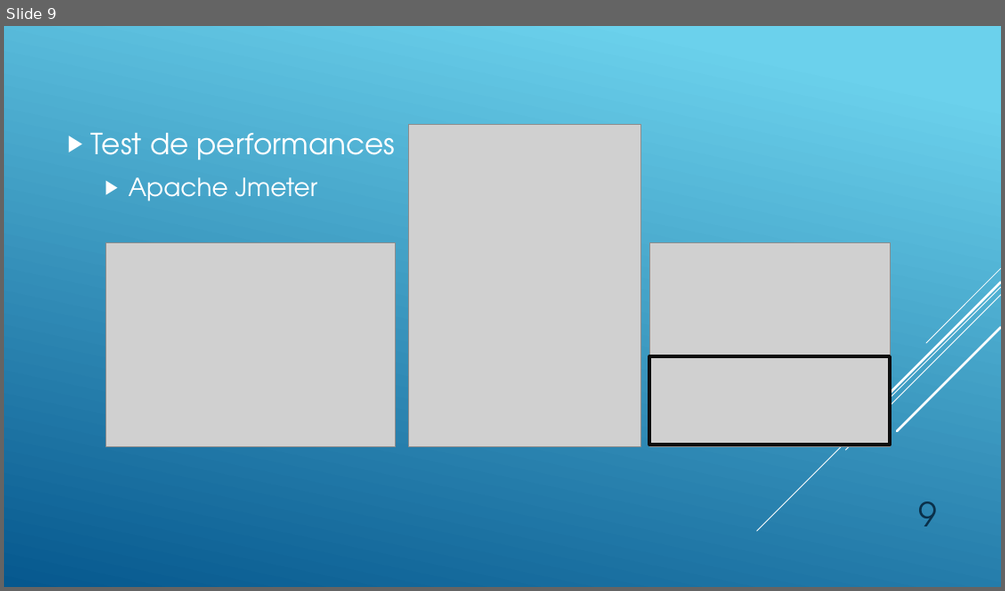
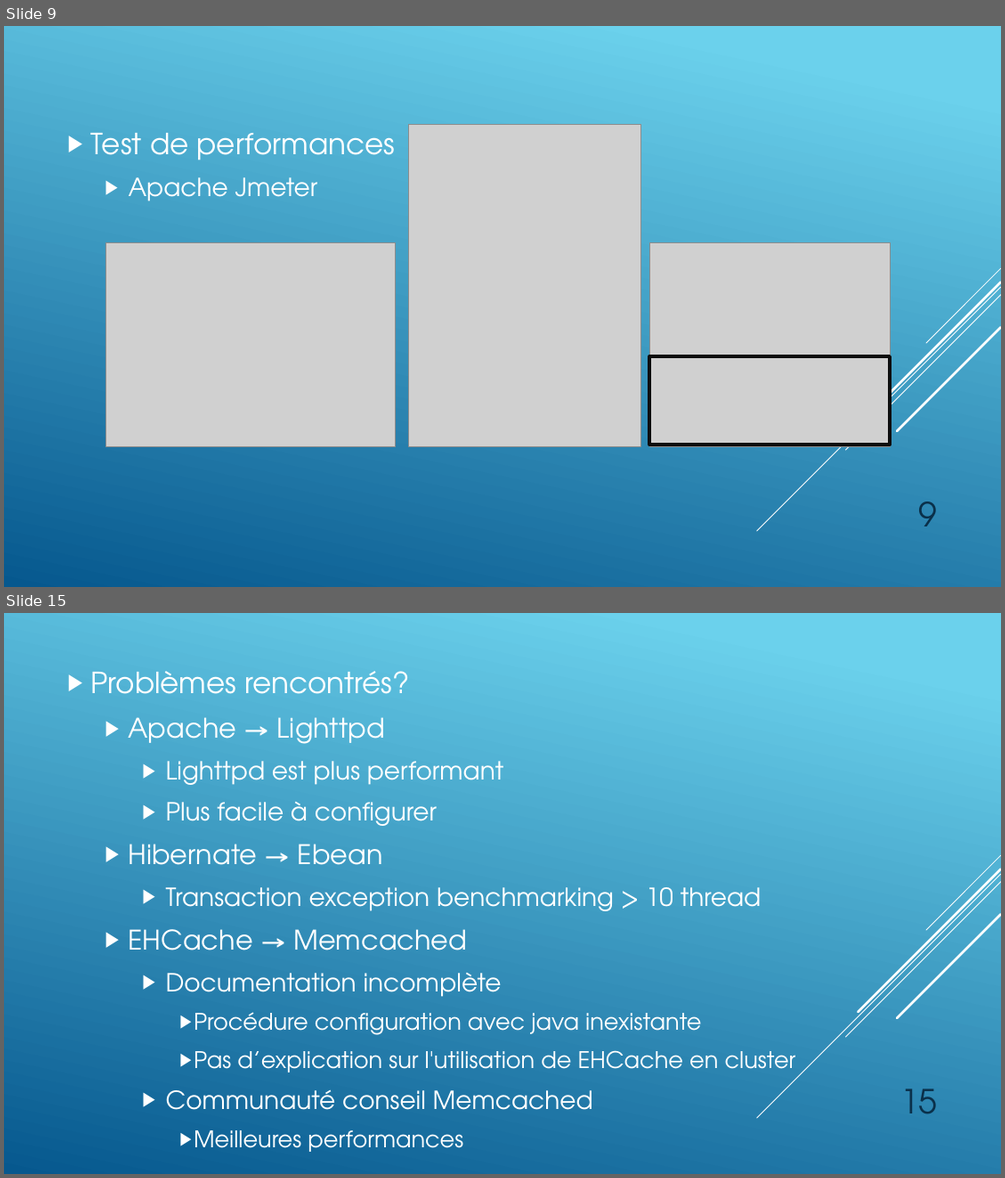
Before and after one commit to OscarSotoHES/tsmosf-labo2, a slide deck: Presentation/Caching-Team1.pptx. Shown one above the other, each under a label of ours: slide 9 before the commit, slides 9 and 15 after it; the slides between them are not shown. The pictures are 1005x591 and 1005x1178 pixels, drawn with LibreOffice and Linux fonts; fonts in the diff are those of the drawing; grey boxes stand for pictures. Boxes give left, top, right and bottom in pixels: in the first picture for what was removed or moved away, otherwise in the second. Text is boxed around its words. In the diff, an @@ line names an element or a change of style, - is before the commit and + after.

Commit message:
Ajout slide prob rencontrés et java ee vs play session management

```diff
--- a/Presentation/Caching-Team1.pptx
+++ b/Presentation/Caching-Team1.pptx
@@ slide 15 added at <box>4,613,1001,1174</box>, background gradient #6ED2EB to #06588E; not listed: 5 template elements that a slide beside it also shows @@
@@ text added at <box>129,761,796,1151</box>, 24 pt, text #FFFFFF @@
+▶ Problèmes rencontrés?
+  ▶ Apache → Lighttpd
+    ▶ Lighttpd est plus performant
+    ▶ Plus facile à configurer
+  ▶ Hibernate → Ebean
+    ▶ Transaction exception benchmarking > 10 thread
+  ▶ EHCache → Memcached
+    ▶ Documentation incomplète
+      ▶ Procédure configuration avec java inexistante
+      ▶ Pas d’explication sur l'utilisation de EHCache en cluster
+    ▶ Communauté conseil Memcached
+      ▶ Meilleures performances
@@ page number added at <box>900,1088,937,1114</box>, 32 pt, text #0A304A @@
+15
```
Also in this commit, not shown: 6 slides changed, 1 other slide added.
